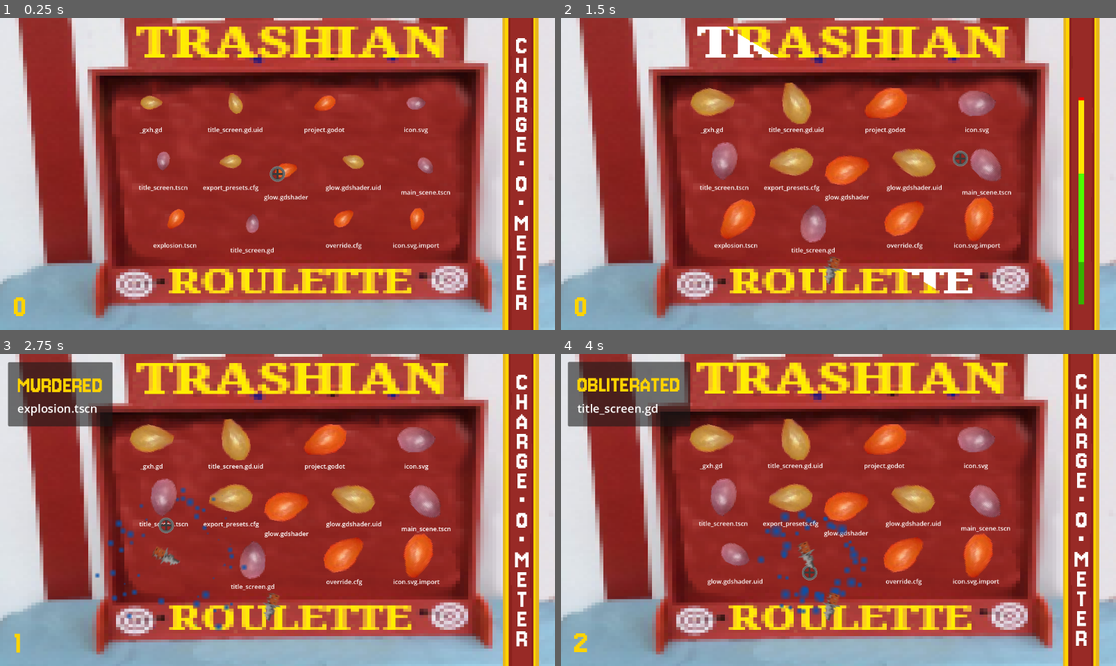
Above: before the commit, frames 1-4 (two rows, left to right).
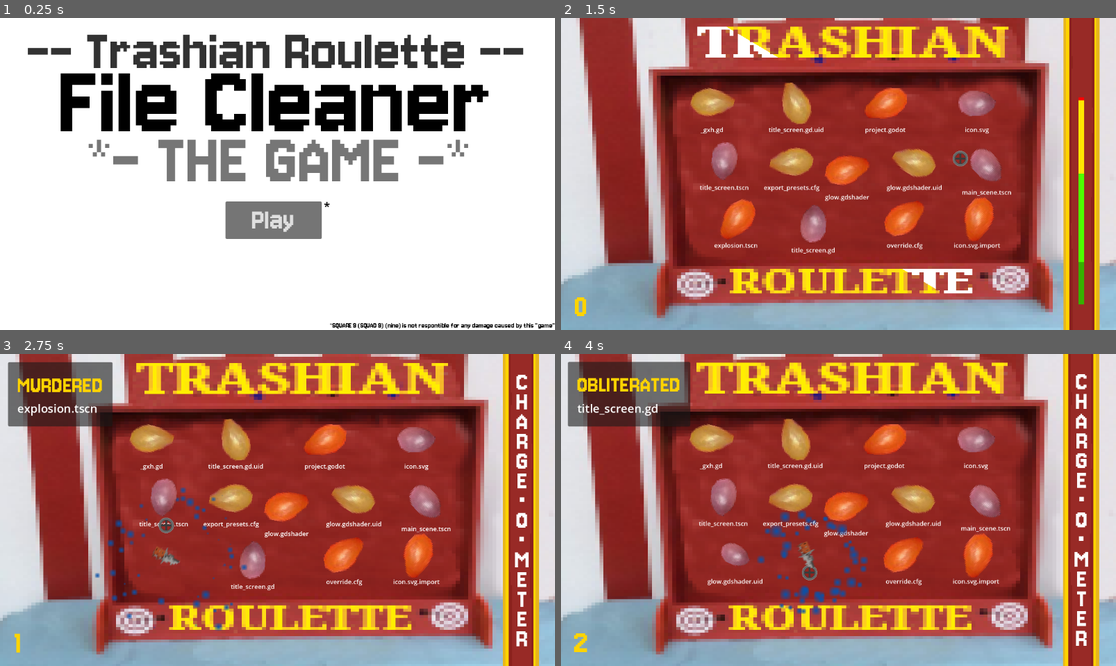
Above: after the commit, the same moments.

Repository: strawberry-p/trashian-roulette
Game: Godot game, scene res://title_screen.tscn
The game is run twice, just before and just after one commit, with the same random seed, the same clock (stepped at 60 frames per second) and the same inputs. Before the commit the project starts from res://main_scene.tscn.
Inputs (mouse positions are in pixels of both pictures, inside the frame that each line leads up to):
- Up to frame 1 (0.25 s): no input
- Up to frame 2 (1.5 s): click (832, 220) at 0.5 s, where only the run after the commit has a clickable "Play"; move the mouse to (960, 158) at 1.27 s; press the mouse at (960, 158) at 1.28 s
- Up to frame 3 (2.75 s): move the mouse to (166, 525) at 2.02 s; release the mouse at (166, 525) at 2.03 s; click (166, 525) at 2.1 s
- Up to frame 4 (4 s): move the mouse to (894, 441) at 2.77 s; press the mouse at (894, 441) at 2.78 s; move the mouse to (810, 572) at 3.52 s; release the mouse at (810, 572) at 3.53 s; click (810, 572) at 3.6 s

The runs differ from the first frame. In frame 1, 99% of the frame differs, in the area x 0-100%, y 0-100%; in frame 2, 0.1%; in frame 3, 0.1%; in frame 4, 0.1%.

Commit message:
fix main menu

Diff:
--- a/project.godot
+++ b/project.godot
@@ -11,7 +11,7 @@
 [application]
 
 config/name="trashian-roulette"
-run/main_scene="uid://cpdcq41acu3yk"
+run/main_scene="uid://cja1dygr2hd6u"
 config/features=PackedStringArray("4.5", "Forward Plus")
 config/icon="res://icon.svg"
 
@@ -26,4 +26,6 @@
 
 [rendering]
 
+renderer/rendering_method="gl_compatibility"
+renderer/rendering_method.mobile="gl_compatibility"
 environment/defaults/default_clear_color=Color(1, 1, 1, 1)
--- a/title_screen.gd
+++ b/title_screen.gd
@@ -1,4 +1,4 @@
-extends Node2D
+extends Control
 
 
 # Called when the node enters the scene tree for the first time.
--- a/title_screen.tscn
+++ b/title_screen.tscn
@@ -1,7 +1,7 @@
-[gd_scene load_steps=9 format=3 uid="uid://d2mpf0goyv4dj"]
+[gd_scene load_steps=9 format=3 uid="uid://cja1dygr2hd6u"]
 
-[ext_resource type="Texture2D" uid="uid://cdyls5bpia1t4" path="res://sprites/blank.png" id="1_ak2if"]
 [ext_resource type="Script" uid="uid://dqeempu57j33y" path="res://title_screen.gd" id="1_ig5kc"]
+[ext_resource type="Texture2D" uid="uid://3u1wvbevrmjr" path="res://sprites/white.png" id="2_05l2w"]
 [ext_resource type="FontFile" uid="uid://cq0yx4u4o83yn" path="res://Jersey_10/Jersey10-Regular.ttf" id="2_ig5kc"]
 
 [sub_resource type="LabelSettings" id="LabelSettings_05l2w"]
@@ -21,22 +21,29 @@
 
 [sub_resource type="LabelSettings" id="LabelSettings_ak2if"]
 font = ExtResource("2_ig5kc")
-font_size = 8
 font_color = Color(0.00069389754, 0.00069389766, 0.0006938976, 1)
 
 [sub_resource type="LabelSettings" id="LabelSettings_ig5kc"]
-font = ExtResource("2_ig5kc")
+font_size = 24
 font_color = Color(0, 0, 0, 1)
 
-[node name="Node2D" type="Node2D"]
+[node name="Node2D" type="Control"]
+layout_mode = 3
+anchors_preset = 15
+anchor_right = 1.0
+anchor_bottom = 1.0
+grow_horizontal = 2
+grow_vertical = 2
 script = ExtResource("1_ig5kc")
 
 [node name="Blank" type="Sprite2D" parent="."]
 position = Vector2(576, 324)
 scale = Vector2(36, 20.25)
-texture = ExtResource("1_ak2if")
+texture = ExtResource("2_05l2w")
 
 [node name="Label" type="Label" parent="."]
+texture_filter = 1
+layout_mode = 0
 offset_top = 1.0
 offset_right = 1152.0
 offset_bottom = 139.0
@@ -45,6 +52,8 @@
 horizontal_alignment = 1
 
 [node name="Label2" type="Label" parent="."]
+texture_filter = 1
+layout_mode = 0
 offset_top = 55.0
 offset_right = 1152.0
 offset_bottom = 295.0
@@ -53,6 +62,8 @@
 horizontal_alignment = 1
 
 [node name="Label3" type="Label" parent="."]
+texture_filter = 1
+layout_mode = 0
 offset_left = 7.0
 offset_top = 210.0
 offset_right = 1159.0
@@ -61,27 +72,38 @@
 label_settings = SubResource("LabelSettings_tpml5")
 horizontal_alignment = 1
 
+[node name="Label4" type="Label" parent="."]
+texture_filter = 1
+layout_mode = 1
+anchors_preset = 3
+anchor_left = 1.0
+anchor_top = 1.0
+anchor_right = 1.0
+anchor_bottom = 1.0
+offset_left = -351.0
+offset_top = -14.0
+grow_horizontal = 0
+grow_vertical = 0
+text = "*SQUARE 9 (SQUAD 9) (nine) is not respontible for any damage caused by this \"game\""
+label_settings = SubResource("LabelSettings_ak2if")
+
 [node name="Button" type="Button" parent="."]
-offset_left = 525.0
-offset_top = 423.0
-offset_right = 622.0
-offset_bottom = 501.0
+custom_minimum_size = Vector2(200, 0)
+layout_mode = 0
+offset_left = 468.0
+offset_top = 381.0
+offset_right = 668.0
+offset_bottom = 459.0
 theme_override_fonts/font = ExtResource("2_ig5kc")
 theme_override_font_sizes/font_size = 64
 text = "Play"
 
-[node name="Label4" type="Label" parent="."]
-offset_left = 917.0
-offset_top = 632.0
-offset_right = 1152.0
-offset_bottom = 642.0
-text = "*SQUARE 9 (SQUAD 9) (nine) is not respontible for any damage caused by this \"game\""
-label_settings = SubResource("LabelSettings_ak2if")
-
 [node name="Label5" type="Label" parent="."]
-offset_left = 624.0
-offset_top = 417.0
-offset_right = 629.0
-offset_bottom = 435.0
+texture_filter = 1
+layout_mode = 0
+offset_left = 672.0
+offset_top = 374.0
+offset_right = 685.0
+offset_bottom = 408.0
 text = "*"
 label_settings = SubResource("LabelSettings_ig5kc")
Binary file added: sprites/white.png
Not shown, added: sprites/white.png.import
